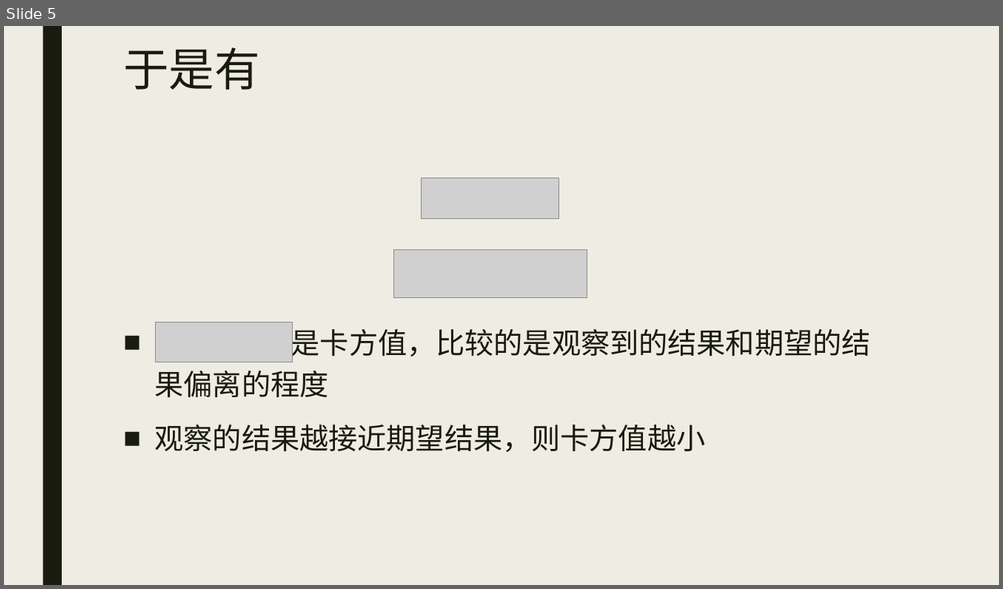
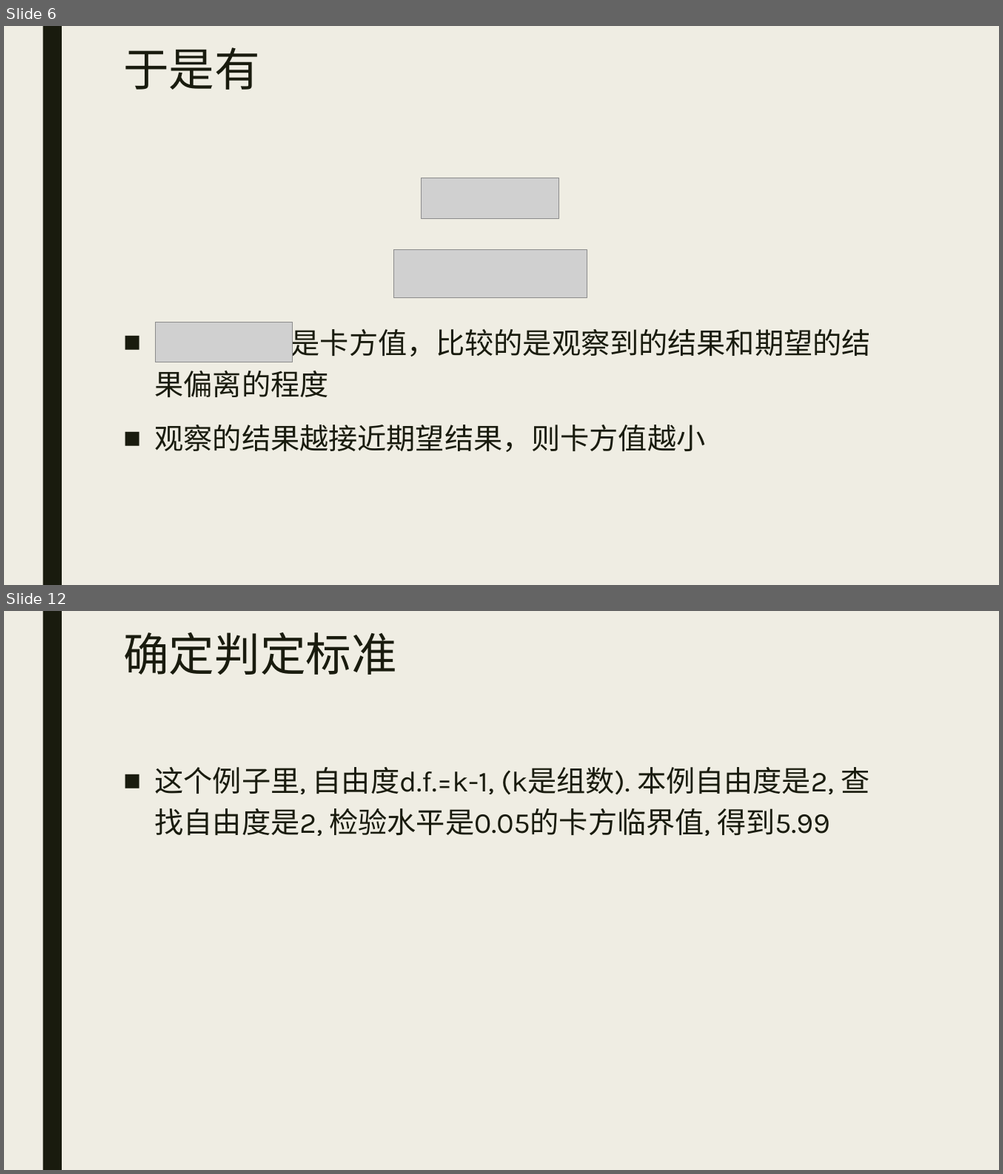
Before and after one commit to beneon/medstat, a slide deck: lect-7/卡方检验.pptx. Shown one above the other, each under a label of ours: slide 5 before the commit, slides 6 and 12 after it; the slides between them are not shown. The pictures are 1003x589 and 1003x1174 pixels, drawn with LibreOffice and Linux fonts; fonts in the diff are those of the drawing; grey boxes stand for pictures. Boxes give left, top, right and bottom in pixels: in the first picture for what was removed or moved away, otherwise in the second. Text is boxed around its words. In the diff, an @@ line names an element or a change of style, - is before the commit and + after.

```diff
--- a/lect-7/卡方检验.pptx
+++ b/lect-7/卡方检验.pptx
@@ slide 12 added at (4, 611, 999, 1170), background #EFEDE3; not listed: 1 template element that a slide beside it also shows @@
@@ title added at (123, 632, 397, 675), 44 pt, text #191B0E @@
+确定判定标准
@@ text added at (155, 767, 869, 836), 28 pt, text #191B0E @@
+■ 这个例子里, 自由度d.f.=k-1, (k是组数). 本例自由度是2, 查找自由度是2, 检验水平是0.05的卡方临界值, 得到5.99
@@ what was slide 5 is now slide 6 @@
```
Also in this commit, not shown: 1 slide changed, 13 other slides added, 20 other files.
